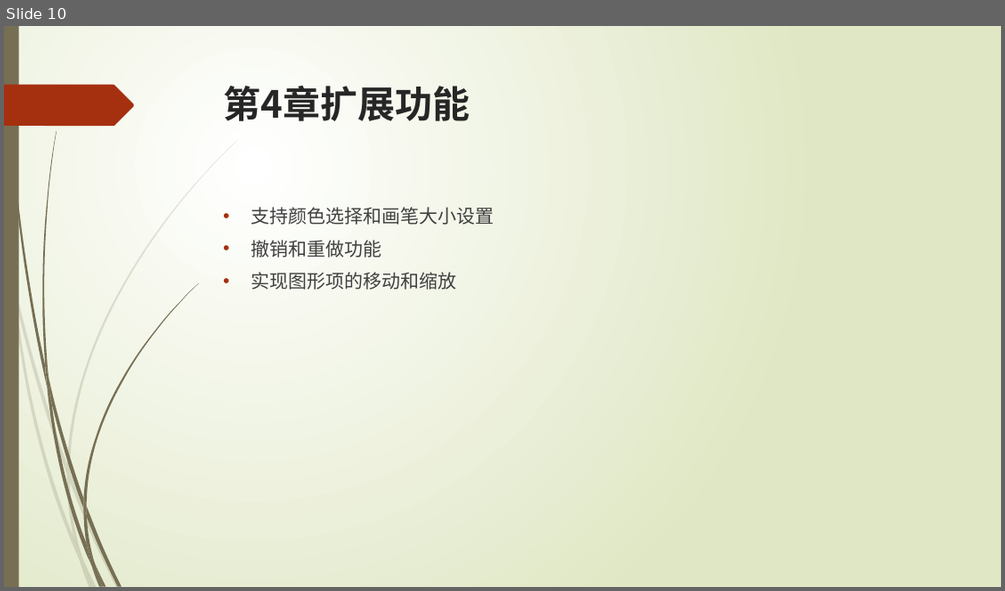
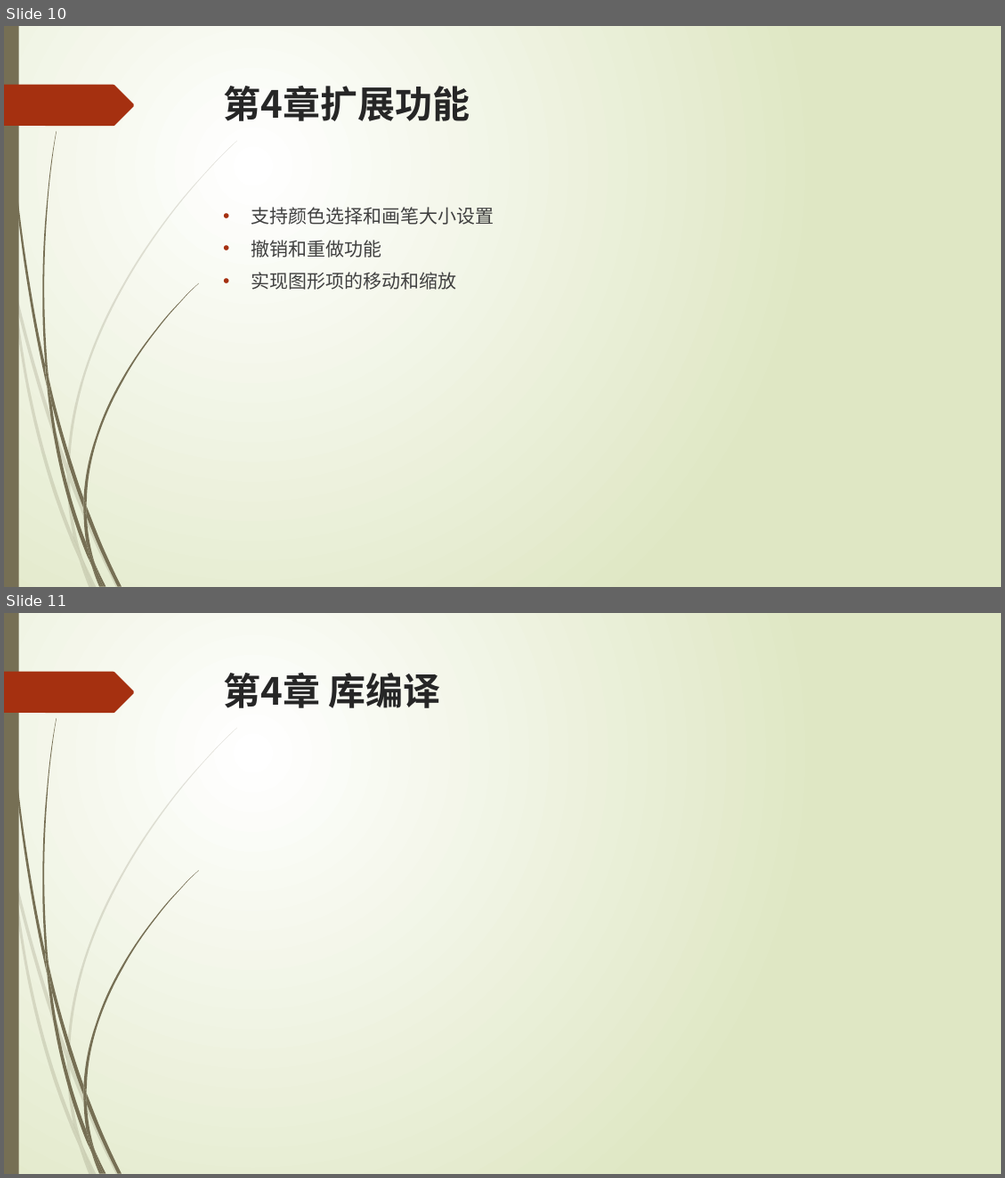
Before and after one commit to liuty2006/draw, a slide deck: docs/draw.pptx. Shown one above the other, each under a label of ours: slide 10 before the commit, slides 10 and 11 after it. The pictures are 1005x591 and 1005x1178 pixels, drawn with LibreOffice and Linux fonts; fonts in the diff are those of the drawing. Boxes give left, top, right and bottom in pixels: in the first picture for what was removed or moved away, otherwise in the second. Text is boxed around its words. In the diff, an @@ line names an element or a change of style, - is before the commit and + after.

Commit message:
修改 - draw.pptx

```diff
--- a/docs/draw.pptx
+++ b/docs/draw.pptx
@@ slide 11 added at (4,613,1001,1174), background gradient #FFFFFF to #DFE8C4; not listed: 24 template elements that a slide beside it also shows @@
@@ title added at (224,673,441,708), 36 pt, text #262626, bold @@
+第4章 库编译
```
